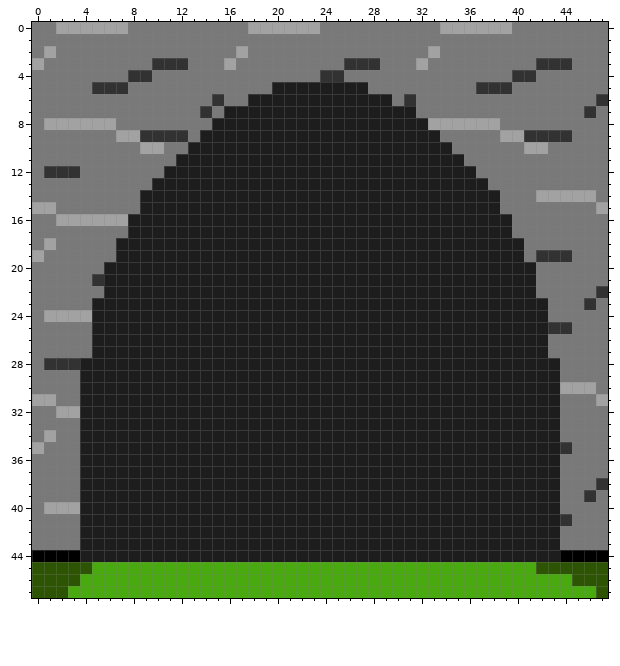
One commit to this pixel-art sprite: GameFolder/Assets/Tiles/Overworld/cave2.png. The picture above was drawn from the file before the commit.
The file is 48x48 pixels. Colours within 5 levels of each other are drawn and written as one.
After:
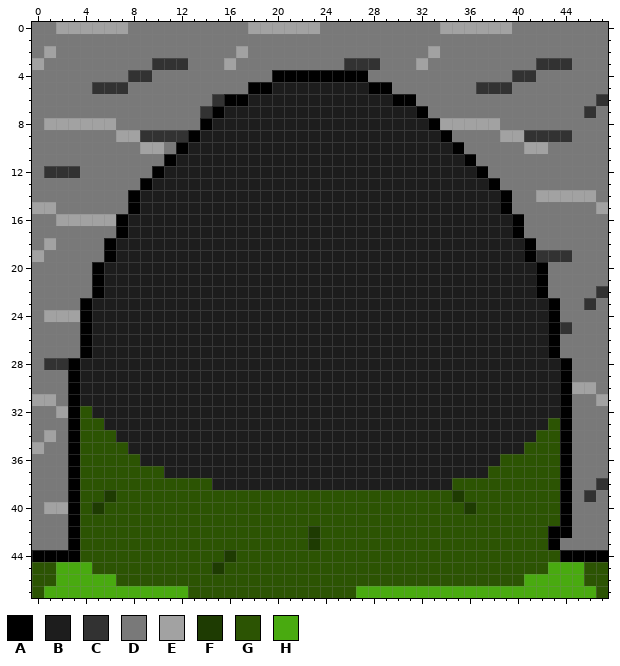
Palette (. is transparent): A #000000  B #1d1d1d  C #323232  D #797979  E #a2a2a2  F #1e3b02  G #2c5403  H #49aa10
What changed:
The edit turns colour B into colour A in rows 42 to 43 at x 43.
The edit turns colour C into colour A in row 4 at x 24 to 25; in row 6 at x 31; in row 21 at x 5; in row 25 at x 43; in row 28 at x 3; in row 35 at x 44.
The edit turns colour C into colour A in row 41 at x 44.
The edit turns colour D into colour A in row 4 at x 20 to 23 and 26 to 27; in row 5 at x 18 to 19 and 28 to 29; in row 6 at x 16 to 17 and 30; in row 7 at x 15 and 32; in row 8 at x 14; in row 9 at x 13 and 34.
The edit turns colour D into colour A in row 10 at x 12 and 35; in row 11 at x 11 and 36; in row 12 at x 10 and 37; in row 13 at x 9 and 38; in rows 14 to 15 at x 8 and 39; in row 16 at x 40.
The edit turns colour D into colour A in row 17 at x 7 and 40; in rows 18 to 19 at x 6 and 41; in row 20 at x 5 and 42; in row 21 at x 42; in row 22 at x 5 and 42; in row 23 at x 4 and 43.
The edit turns colour D into colour A in row 24 at x 43; in row 25 at x 4; in rows 26 to 27 at x 4 and 43; in row 28 at x 44; in row 29 at x 3 and 44; in row 30 at x 3.
The edit turns colour D into colour A in row 31 at x 3 and 44; in row 32 at x 44; in rows 33 to 34 at x 3 and 44; in row 35 at x 3; in rows 36 to 39 at x 3 and 44; in row 40 at x 44.
The edit turns colour D into colour A in row 41 at x 3; in row 42 at x 3 and 44; in row 43 at x 3.
The edit turns colour E into colour A in row 8 at x 33; in row 16 at x 7; in row 24 at x 4; in row 30 at x 44; in row 32 at x 3; in row 40 at x 3.
The edit turns colour B into colour F in row 39 at x 6 and 35; in row 40 at x 5 and 36; in rows 42 to 43 at x 23; in row 44 at x 16.
The edit turns colour H into colour F in row 45 at x 15.
The edit turns colour B into colour G in row 32 at x 4; in row 33 at x 4 to 5 and 43; in row 34 at x 4 to 6 and 42 to 43; in row 35 at x 4 to 7 and 41 to 43; in row 36 at x 4 to 8 and 39 to 43; in row 37 at x 4 to 10 and 38 to 43.
The edit turns colour B into colour G in row 38 at x 4 to 14 and 35 to 43; in row 39 at x 4 to 5, 7 to 34 and 36 to 43; in row 40 at x 4, 6 to 35 and 37 to 43; in row 41 at x 4 to 43; in rows 42 to 43 at x 4 to 22 and 24 to 42; in row 44 at x 4 to 15 and 17 to 43.
The edit turns colour H into colour G in row 45 at x 5 to 14 and 16 to 41; in row 46 at x 7 to 40; in row 47 at x 13 to 26.
The edit turns colour G into colour H in row 45 at x 2 to 4 and 43 to 45; in row 46 at x 2 to 3 and 45; in row 47 at x 1 to 2.
